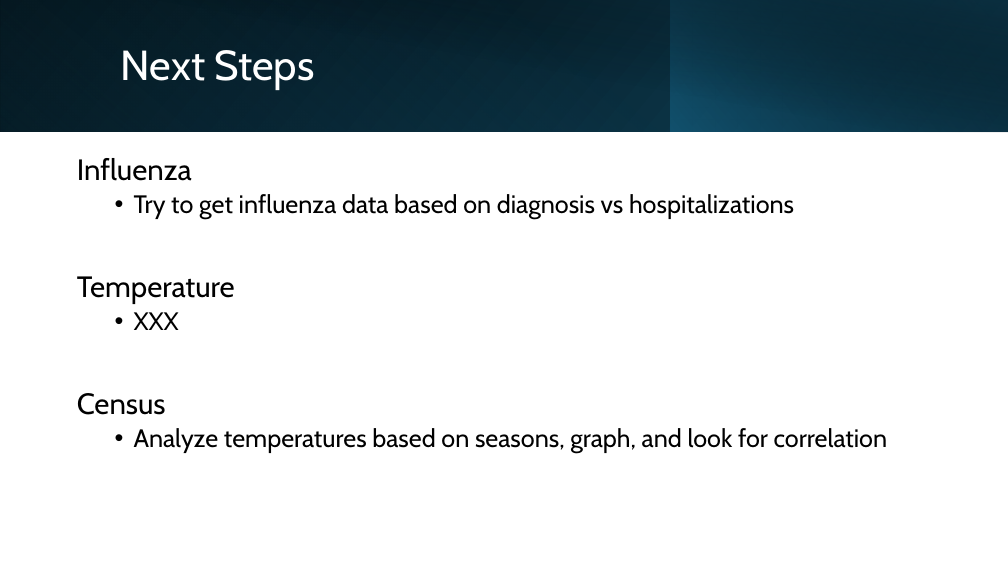
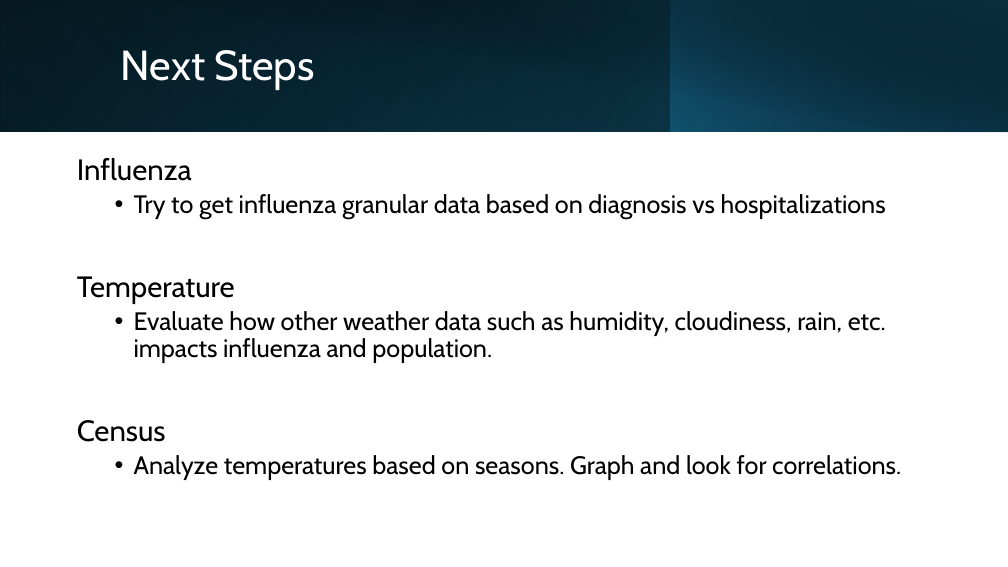
Before and after one commit to brian-campbell/ai-bootcamp-project-1, a slide deck: slide 15 of Project-1-Presentation.pptx. Drawn at 1008x567 pixels with LibreOffice and Linux fonts; fonts in the diff are those of the drawing. Boxes give left, top, right and bottom in pixels: in the first picture for what was removed or moved away, otherwise in the second. Text is boxed around its words. In the diff, an @@ line names an element or a change of style, - is before the commit and + after.

Commit message:
updated next steps

```diff
--- a/Project-1-Presentation.pptx
+++ b/Project-1-Presentation.pptx
@@ text at (134,194,886,219): text changed @@
-  • Try to get influenza data based on diagnosis vs hospitalizations
+  • Try to get influenza granular data based on diagnosis vs hospitalizations
@@ text at (134,311,886,363): text changed @@
-  • XXX
+  • Evaluate how other weather data such as humidity, cloudiness, rain, etc. impacts influenza and population.
@@ text at (134,455,901,480): text changed @@
-  • Analyze temperatures based on seasons, graph, and look for correlation
+  • Analyze temperatures based on seasons. Graph and look for correlations.
```
Also in this commit, not shown: 1 slide added.
